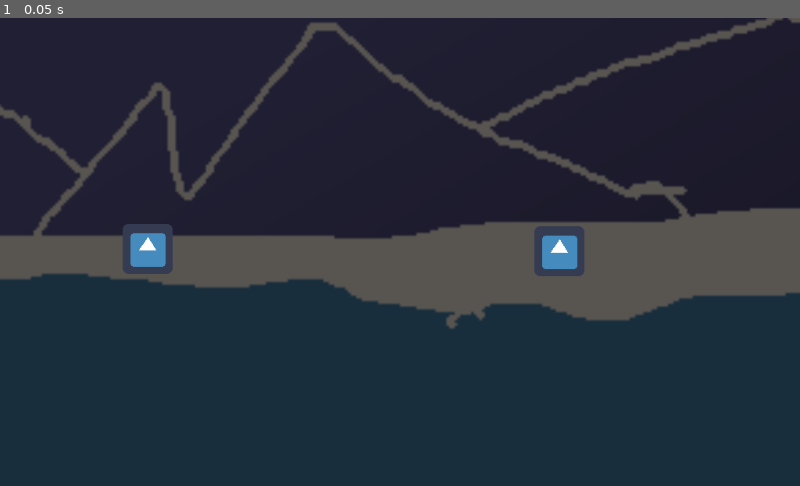
Above: before the commit, frame 1.
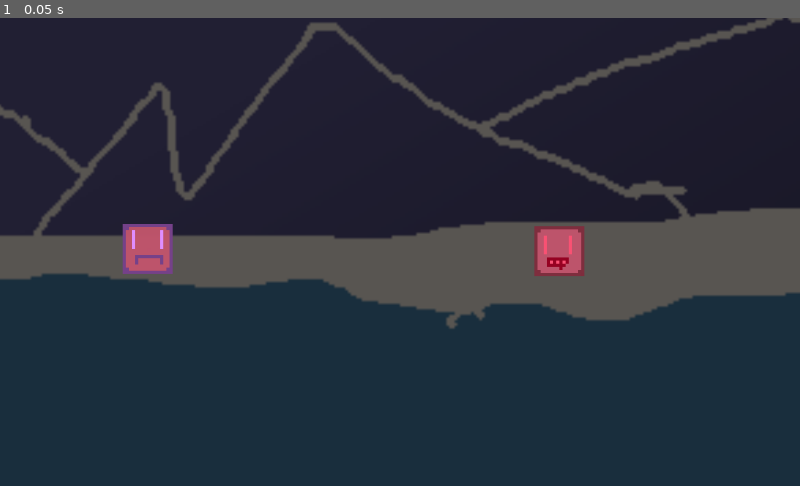
Above: after the commit, the same moment.

Repository: lostybtw/Saturday-Jam
Game: Godot game, scene res://src/scenes/Test.tscn
Same seed, same stepped clock (60 frames per second), same inputs: the game is played once before the commit and once after it. The engine's default icon, where the game draws it, is replaced by a stand-in: a white triangle on a blue panel in a dark square.
Inputs:
- Up to frame 1 (0.05 s): no input

The runs differ from the first frame. In frame 1, 1.3% of the frame differs, in the area x 15-74%, y 44-56%.

Commit message:
added damage system

Diff:
--- a/src/prefabs/Card.tscn
+++ b/src/prefabs/Card.tscn
@@ -19,13 +19,67 @@
 use_filter = true
 font_data = ExtResource( 3 )
 
+[sub_resource type="Animation" id=4]
+resource_name = "Card Switch"
+length = 1.6
+tracks/0/type = "value"
+tracks/0/path = NodePath(".:damage")
+tracks/0/interp = 1
+tracks/0/loop_wrap = true
+tracks/0/imported = false
+tracks/0/enabled = true
+tracks/0/keys = {
+"times": PoolRealArray(  ),
+"transitions": PoolRealArray(  ),
+"update": 1,
+"values": [  ]
+}
+tracks/1/type = "value"
+tracks/1/path = NodePath(".:mp_use")
+tracks/1/interp = 1
+tracks/1/loop_wrap = true
+tracks/1/imported = false
+tracks/1/enabled = true
+tracks/1/keys = {
+"times": PoolRealArray(  ),
+"transitions": PoolRealArray(  ),
+"update": 1,
+"values": [  ]
+}
+tracks/2/type = "value"
+tracks/2/path = NodePath(".:rect_rotation")
+tracks/2/interp = 1
+tracks/2/loop_wrap = true
+tracks/2/imported = false
+tracks/2/enabled = true
+tracks/2/keys = {
+"times": PoolRealArray( 0, 0.1, 0.2, 0.3, 0.4, 0.5, 0.6, 1, 1.1, 1.2, 1.3, 1.4, 1.5 ),
+"transitions": PoolRealArray( 1, 1, 1, 1, 1, 1, 1, 1, 1, 1, 1, 1, 1 ),
+"update": 0,
+"values": [ 0.0, 0.0, 20.0, 40.0, 60.0, 80.0, 100.0, 100.0, 80.0, 60.0, 40.0, 20.0, 0.0 ]
+}
+tracks/3/type = "value"
+tracks/3/path = NodePath(".:visible")
+tracks/3/interp = 1
+tracks/3/loop_wrap = true
+tracks/3/imported = false
+tracks/3/enabled = true
+tracks/3/keys = {
+"times": PoolRealArray( 0, 0.8, 1 ),
+"transitions": PoolRealArray( 1, 1, 1 ),
+"update": 1,
+"values": [ true, false, true ]
+}
+
 [node name="Card" type="Button"]
-margin_left = -779.0
-margin_top = -179.0
-margin_right = -754.0
-margin_bottom = -129.0
+margin_left = -782.0
+margin_top = -63.0
+margin_right = -757.0
+margin_bottom = -13.0
 rect_scale = Vector2( 3.5, 3.5 )
 script = ExtResource( 2 )
+damage = 9
+mp_use = 12
 
 [node name="CardSprite" type="Sprite" parent="."]
 position = Vector2( 12, 24.25 )
@@ -36,33 +90,36 @@
 anchor_top = 0.725714
 anchor_right = 1.30514
 anchor_bottom = 1.22171
-margin_left = -0.428589
-margin_top = -0.285706
-margin_right = 34.3714
+margin_left = -1.42853
+margin_top = -0.285709
+margin_right = 21.3715
 margin_bottom = 18.9143
-rect_scale = Vector2( 0.2, 0.2 )
+rect_scale = Vector2( 0.3, 0.3 )
 custom_colors/default_color = Color( 0, 0, 0, 1 )
 custom_fonts/normal_font = SubResource( 1 )
 text = "Name"
 
 [node name="MP" type="RichTextLabel" parent="."]
-margin_left = 15.1428
+margin_left = 12.5715
 margin_top = 36.0
-margin_right = 79.1428
+margin_right = 76.5715
 margin_bottom = 56.0
 rect_min_size = Vector2( 1, 1 )
-rect_scale = Vector2( 0.2, 0.2 )
+rect_scale = Vector2( 0.3, 0.3 )
 custom_colors/default_color = Color( 0, 0, 0, 1 )
 custom_fonts/normal_font = SubResource( 3 )
 text = "MP"
 
 [node name="DP" type="RichTextLabel" parent="."]
-margin_left = 15.1428
+margin_left = 12.5715
 margin_top = 40.0
-margin_right = 79.1428
+margin_right = 76.5715
 margin_bottom = 60.0
 rect_min_size = Vector2( 1, 1 )
-rect_scale = Vector2( 0.2, 0.2 )
+rect_scale = Vector2( 0.3, 0.3 )
 custom_colors/default_color = Color( 0, 0, 0, 1 )
 custom_fonts/normal_font = SubResource( 2 )
 text = "DP"
+
+[node name="AnimationPlayer" type="AnimationPlayer" parent="."]
+"anims/Card Switch" = SubResource( 4 )
--- a/src/scenes/Player.gd
+++ b/src/scenes/Player.gd
@@ -7,6 +7,8 @@
 var stunned = false
 var skip_turn = 0
 var bleed = 0
+var enemy_thinking = false
+var attack_name = ""
 
 signal flamebleedhit
 signal earthspikehit
@@ -23,33 +25,57 @@
 		get_tree().quit()
 
 func attack(child_no,signaltosend):
-	if mp >= get_parent().get_parent().get_child(child_no).mp_use:
-		mp -= get_parent().get_parent().get_child(child_no).mp_use
-		mp += get_parent().get_parent().get_child(child_no).mp_gain
-		turns += 1
-		if $RayCast2D.is_colliding():
-			print("attack hit")
-			var collider = $RayCast2D.get_collider()
-			print(collider)
-			if collider.is_in_group("Enemy"):
-				emit_signal(signaltosend)
+	if enemy_thinking == false:
+		if mp >= get_parent().get_parent().get_child(child_no).mp_use:
+			mp -= get_parent().get_parent().get_child(child_no).mp_use
+			mp += get_parent().get_parent().get_child(child_no).mp_gain
+			turns += 1
+			if $RayCast2D.is_colliding():
+				print("attack hit")
+				var collider = $RayCast2D.get_collider()
+				print(collider)
+				if collider.is_in_group("Enemy"):
+					emit_signal(signaltosend)
+					$".".get_parent().get_parent().get_child(10).text = "Player Used " + attack_name + ", " + "Enemy Thinking"
+		else:
+			get_tree().quit()
 	else:
-		get_tree().quit()
+		return 0
 
 func _on_flamebleed_pressed():
+	attack_name = "Flame Bleed"
 	attack(3,"flamebleedhit")
+	$".".get_parent().get_parent().get_child(3).get_child(4).play("Card Switch")
+	$".".get_parent().get_parent().get_child(3).damage -=2
+	$".".get_parent().get_parent().get_child(3).mp_use +=2
 
 func _on_earthspike_pressed():
+	attack_name = "Earth Spike"
 	attack(4,"earthspikehit")
+	$".".get_parent().get_parent().get_child(4).get_child(4).play("Card Switch")
+	$".".get_parent().get_parent().get_child(4).damage -=2
+	$".".get_parent().get_parent().get_child(4).mp_use +=2
+
 
 func _on_rainfall_pressed():
+	attack_name = "Rain Fall"
 	attack(5,"rainfallhit")
+	$".".get_parent().get_parent().get_child(5).get_child(4).play("Card Switch")
+	$".".get_parent().get_parent().get_child(5).damage -=2
+	$".".get_parent().get_parent().get_child(5).mp_use +=2
 
 func _on_windsweep_pressed():
+	attack_name = "Wind Sweep"
 	attack(6,"windsweephit")
+	$".".get_parent().get_parent().get_child(6).get_child(4).play("Card Switch")
+	$".".get_parent().get_parent().get_child(6).damage -=2
+	$".".get_parent().get_parent().get_child(6).mp_use +=2
 
 func _on_swordswipe_pressed():
+	attack_name = "Sword Swipe"
 	attack(7,"swordswipehit")
+	$".".get_parent().get_parent().get_child(7).get_child(4).play("Card Switch")
+	$".".get_parent().get_parent().get_child(7).damage -=1
 
 func damage_take(child_no):
 	hp -= $".".get_parent().get_parent().get_child(child_no).damage
@@ -65,3 +91,12 @@
 	damage_take(6)
 func _on_Enemy_enemywindsweephit():
 	damage_take(7)
+
+
+func _on_Enemy_thinking():
+	enemy_thinking = true
+
+func _on_Enemy_donethinking():
+	enemy_thinking = false
+	yield(get_tree().create_timer(2), "timeout")
+	$".".get_parent().get_parent().get_child(10).text = "                                                                     Your Turn"
--- a/src/scenes/Test.tscn
+++ b/src/scenes/Test.tscn
@@ -1,9 +1,9 @@
-[gd_scene load_steps=18 format=2]
+[gd_scene load_steps=21 format=2]
 
 [ext_resource path="res://MR ROBOT.ttf" type="DynamicFontData" id=1]
 [ext_resource path="res://res/gfx/back1.png" type="Texture" id=2]
 [ext_resource path="res://res/gfx/FlameBleed.png" type="Texture" id=3]
-[ext_resource path="res://icon.png" type="Texture" id=4]
+[ext_resource path="res://res/gfx/player.png" type="Texture" id=4]
 [ext_resource path="res://src/scripts/test.gd" type="Script" id=5]
 [ext_resource path="res://src/prefabs/Card.tscn" type="PackedScene" id=6]
 [ext_resource path="res://src/scenes/Player.gd" type="Script" id=7]
@@ -13,6 +13,8 @@
 [ext_resource path="res://res/gfx/waterwave.png" type="Texture" id=11]
 [ext_resource path="res://res/gfx/windsweep.png" type="Texture" id=12]
 [ext_resource path="res://res/gfx/sword.png" type="Texture" id=13]
+[ext_resource path="res://res/gfx/enemy.png" type="Texture" id=14]
+[ext_resource path="res://SourceCodePro-Black.otf" type="DynamicFontData" id=15]
 
 [sub_resource type="DynamicFont" id=1]
 font_data = ExtResource( 1 )
@@ -26,11 +28,16 @@
 [sub_resource type="RectangleShape2D" id=4]
 extents = Vector2( 30.5, 32 )
 
+[sub_resource type="DynamicFont" id=5]
+size = 14
+use_mipmaps = true
+use_filter = true
+font_data = ExtResource( 15 )
+
 [node name="Test" type="Node2D"]
 script = ExtResource( 5 )
 
 [node name="Allback" type="Sprite" parent="."]
-position = Vector2( -208, -173 )
 scale = Vector2( 8, 8 )
 texture = ExtResource( 8 )
 
@@ -42,6 +49,10 @@
 texture = ExtResource( 2 )
 
 [node name="flamebleed" parent="." instance=ExtResource( 6 )]
+margin_left = -785.0
+margin_top = -171.0
+margin_right = -760.0
+margin_bottom = -121.0
 damage = 10
 bleed = 1
 mp_use = 11
@@ -49,9 +60,7 @@
 card_image = ExtResource( 3 )
 
 [node name="earthspike" parent="." instance=ExtResource( 6 )]
-margin_left = -784.0
 margin_top = 52.0
-margin_right = -759.0
 margin_bottom = 102.0
 damage = 6
 mp_use = 7
@@ -64,7 +73,6 @@
 margin_bottom = -348.0
 damage = 12
 bleed = 2
-mp_use = 12
 bleed_type = "drown"
 card_name = "Rain Fall"
 card_image = ExtResource( 11 )
@@ -74,6 +82,7 @@
 margin_top = -319.0
 margin_right = -908.0
 margin_bottom = -269.0
+damage = 10
 bleed = 10
 mp_use = 10
 stun = true
@@ -87,6 +96,7 @@
 margin_right = -912.0
 margin_bottom = -36.0
 damage = 5
+mp_use = 0
 card_name = "Sword Swipe"
 card_image = ExtResource( 13 )
 
@@ -94,16 +104,18 @@
 
 [node name="Player" type="Sprite" parent="Playerbody"]
 position = Vector2( -323, -4 )
+scale = Vector2( 4, 4 )
 texture = ExtResource( 4 )
 script = ExtResource( 7 )
 
 [node name="HP1" type="RichTextLabel" parent="Playerbody/Player"]
 anchor_left = 0.5
 anchor_right = 0.5
-margin_left = -147.0
-margin_top = -388.0
-margin_right = -47.0
-margin_bottom = -338.0
+margin_left = 181.75
+margin_top = -89.75
+margin_right = 281.75
+margin_bottom = -39.75
+rect_scale = Vector2( 0.5, 0.5 )
 rect_pivot_offset = Vector2( -500, 0 )
 custom_colors/default_color = Color( 1, 0, 0, 1 )
 custom_fonts/mono_font = SubResource( 1 )
@@ -113,10 +125,11 @@
 [node name="MP1" type="RichTextLabel" parent="Playerbody/Player"]
 anchor_left = 0.5
 anchor_right = 0.5
-margin_left = -47.0
-margin_top = -388.0
-margin_right = 53.0
-margin_bottom = -338.0
+margin_left = 215.75
+margin_top = -89.75
+margin_right = 315.75
+margin_bottom = -39.75
+rect_scale = Vector2( 0.5, 0.5 )
 rect_pivot_offset = Vector2( -500, 0 )
 custom_colors/default_color = Color( 0, 0.862745, 0.588235, 1 )
 custom_fonts/mono_font = SubResource( 1 )
@@ -124,7 +137,8 @@
 text = "100 MP"
 
 [node name="RayCast2D" type="RayCast2D" parent="Playerbody/Player"]
-position = Vector2( 40, 3 )
+position = Vector2( 10, 0.75 )
+scale = Vector2( 0.25, 0.25 )
 enabled = true
 cast_to = Vector2( 1000, 0 )
 
@@ -140,16 +154,18 @@
 shape = SubResource( 4 )
 
 [node name="Enemy" type="Sprite" parent="enemybody"]
-texture = ExtResource( 4 )
+scale = Vector2( 4, 4 )
+texture = ExtResource( 14 )
 script = ExtResource( 9 )
 
 [node name="HP2" type="RichTextLabel" parent="enemybody/Enemy"]
 anchor_left = 0.5
 anchor_right = 0.5
-margin_left = 124.0
-margin_top = -388.0
-margin_right = 224.0
-margin_bottom = -338.0
+margin_left = 299.0
+margin_top = -91.5
+margin_right = 399.0
+margin_bottom = -41.5
+rect_scale = Vector2( 0.5, 0.5 )
 rect_pivot_offset = Vector2( -500, 0 )
 custom_colors/default_color = Color( 1, 0, 0, 1 )
 custom_fonts/mono_font = SubResource( 1 )
@@ -159,9 +175,11 @@
 [node name="MP2" type="RichTextLabel" parent="enemybody/Enemy"]
 anchor_left = 0.5
 anchor_right = 0.5
-margin_top = -391.0
-margin_right = 100.0
-margin_bottom = -341.0
+margin_left = 265.0
+margin_top = -91.75
+margin_right = 365.0
+margin_bottom = -41.75
+rect_scale = Vector2( 0.5, 0.5 )
 rect_pivot_offset = Vector2( -500, 0 )
 custom_colors/default_color = Color( 0, 0.862745, 0.588235, 1 )
 custom_fonts/mono_font = SubResource( 1 )
@@ -169,9 +187,23 @@
 text = "100 MP"
 
 [node name="RayCast2D" type="RayCast2D" parent="enemybody/Enemy"]
-position = Vector2( -38, 2 )
+position = Vector2( -9.5, 0.5 )
+scale = Vector2( 0.25, 0.25 )
 enabled = true
 cast_to = Vector2( -1000, 0 )
+
+[node name="FightText" type="RichTextLabel" parent="."]
+anchor_left = 0.5
+anchor_top = 1.0
+anchor_right = 0.5
+anchor_bottom = 1.0
+margin_left = -487.0
+margin_top = 387.0
+margin_right = -98.0001
+margin_bottom = 431.0
+rect_scale = Vector2( 2.5, 2.5 )
+custom_fonts/normal_font = SubResource( 5 )
+text = "                                                                    Your Turn"
 
 [connection signal="pressed" from="flamebleed" to="Playerbody/Player" method="_on_flamebleed_pressed"]
 [connection signal="pressed" from="earthspike" to="Playerbody/Player" method="_on_earthspike_pressed"]
@@ -183,8 +215,10 @@
 [connection signal="rainfallhit" from="Playerbody/Player" to="enemybody/Enemy" method="_on_Player_rainfallhit"]
 [connection signal="swordswipehit" from="Playerbody/Player" to="enemybody/Enemy" method="_on_Player_swordswipehit"]
 [connection signal="windsweephit" from="Playerbody/Player" to="enemybody/Enemy" method="_on_Player_windsweephit"]
+[connection signal="donethinking" from="enemybody/Enemy" to="Playerbody/Player" method="_on_Enemy_donethinking"]
 [connection signal="enemyearthspikehit" from="enemybody/Enemy" to="Playerbody/Player" method="_on_Enemy_enemyearthspikehit"]
 [connection signal="enemyflamebleedhit" from="enemybody/Enemy" to="Playerbody/Player" method="_on_Enemy_enemyflamebleedhit"]
 [connection signal="enemyrainfallhit" from="enemybody/Enemy" to="Playerbody/Player" method="_on_Enemy_enemyrainfallhit"]
 [connection signal="enemyswordswipehit" from="enemybody/Enemy" to="Playerbody/Player" method="_on_Enemy_enemyswordswipehit"]
 [connection signal="enemywindsweephit" from="enemybody/Enemy" to="Playerbody/Player" method="_on_Enemy_enemywindsweephit"]
+[connection signal="thinking" from="enemybody/Enemy" to="Playerbody/Player" method="_on_Enemy_thinking"]
--- a/src/scripts/Enemy.gd
+++ b/src/scripts/Enemy.gd
@@ -9,12 +9,15 @@
 var bleed = 0
 var just_hit = false
 var sigsend = ""
+var attack_name = ""
 
 signal enemyflamebleedhit
 signal enemyearthspikehit
 signal enemyrainfallhit
 signal enemywindsweephit
 signal enemyswordswipehit
+signal thinking
+signal donethinking
 
 func _process(delta):
 	$HP2.text = str(hp) + " " + "HP"
@@ -43,6 +46,7 @@
 			print(collider)
 			if collider.is_in_group("Enemy"):
 				emit_signal(sigsend)
+				$".".get_parent().get_parent().get_child(10).text = "Enemy Used " + attack_name
 
 func _on_Player_flamebleedhit():
 	damage_take(3)
@@ -69,15 +73,23 @@
 
 func backattack(rand):
 	if just_hit:
+		emit_signal("thinking")
+		yield(get_tree().create_timer(2), "timeout")
+		emit_signal("donethinking")
 		print(rand)
 		if rand == 3:
+			attack_name = "Fire Bend"
 			sigsend = "enemyflamebleedhit"
 		elif rand == 4:
+			attack_name = "Earth Bend"
 			sigsend = "enemyearthspikehit"
 		elif rand == 5:
+			attack_name = "Water Bend"
 			sigsend = "enemyrainfallhit"
 		elif rand == 6:
+			attack_name = "Air Bend"
 			sigsend = "enemywindsweephit"
 		elif rand == 7:
+			attack_name = "Sword Swipe"
 			sigsend = "enemyswordswipehit"
 		attack(rand)
--- a/src/scripts/card.gd
+++ b/src/scripts/card.gd
@@ -12,7 +12,7 @@
 export var card_name = "world"
 export (Texture) var card_image
 
-func _ready():
+func _process(delta):
 	$CardSprite.texture = card_image
 	$name.text = card_name
 	$MP.text = str(mp_use) + " " + "MP"
Binary file added: res/dev/enemy.aseprite
Binary file added: res/dev/player.aseprite
Binary file added: res/gfx/enemy.png
Not shown, added: res/gfx/enemy.png.import
Binary file added: res/gfx/player.png
Not shown, added: res/gfx/player.png.import
Not shown: 1 places in src/prefabs/Card.tscn that only renumber resources
